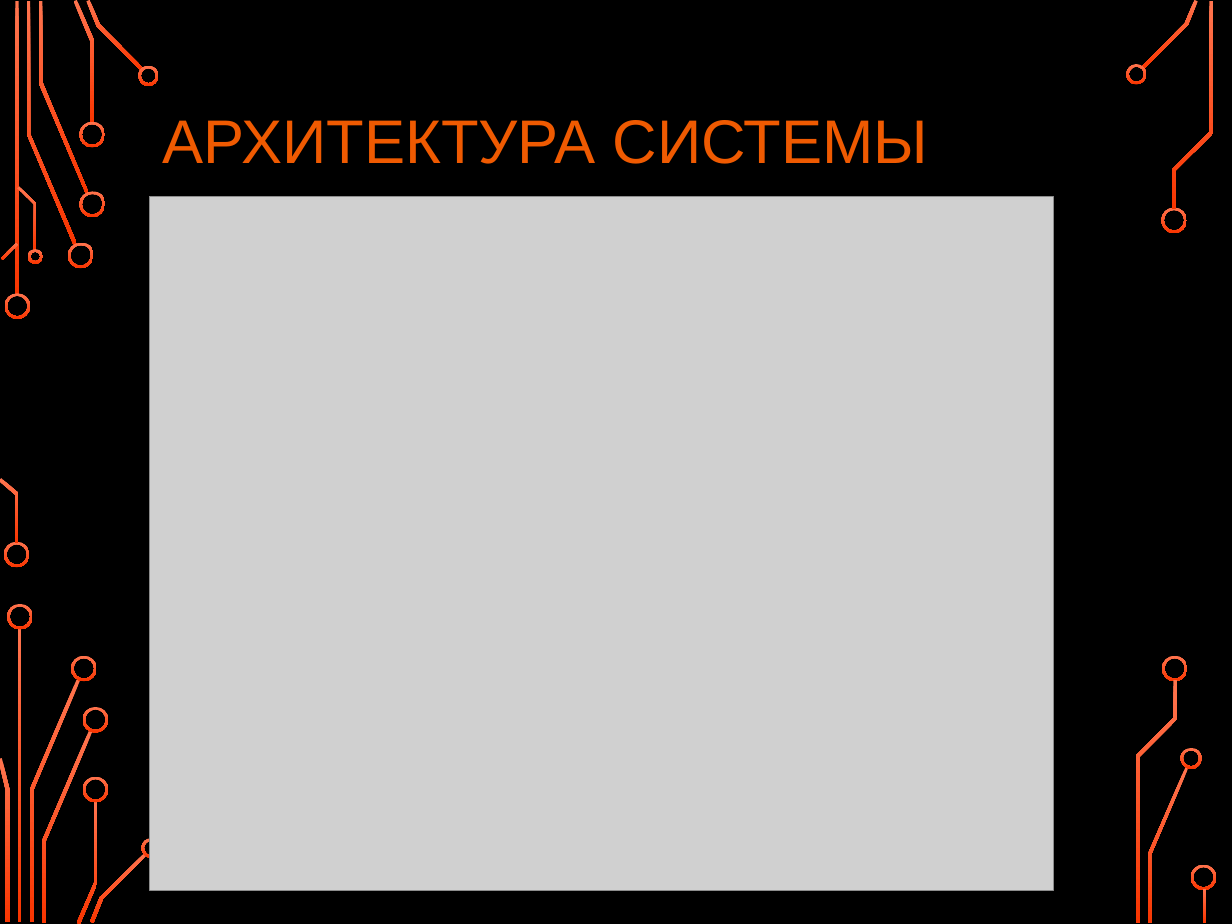
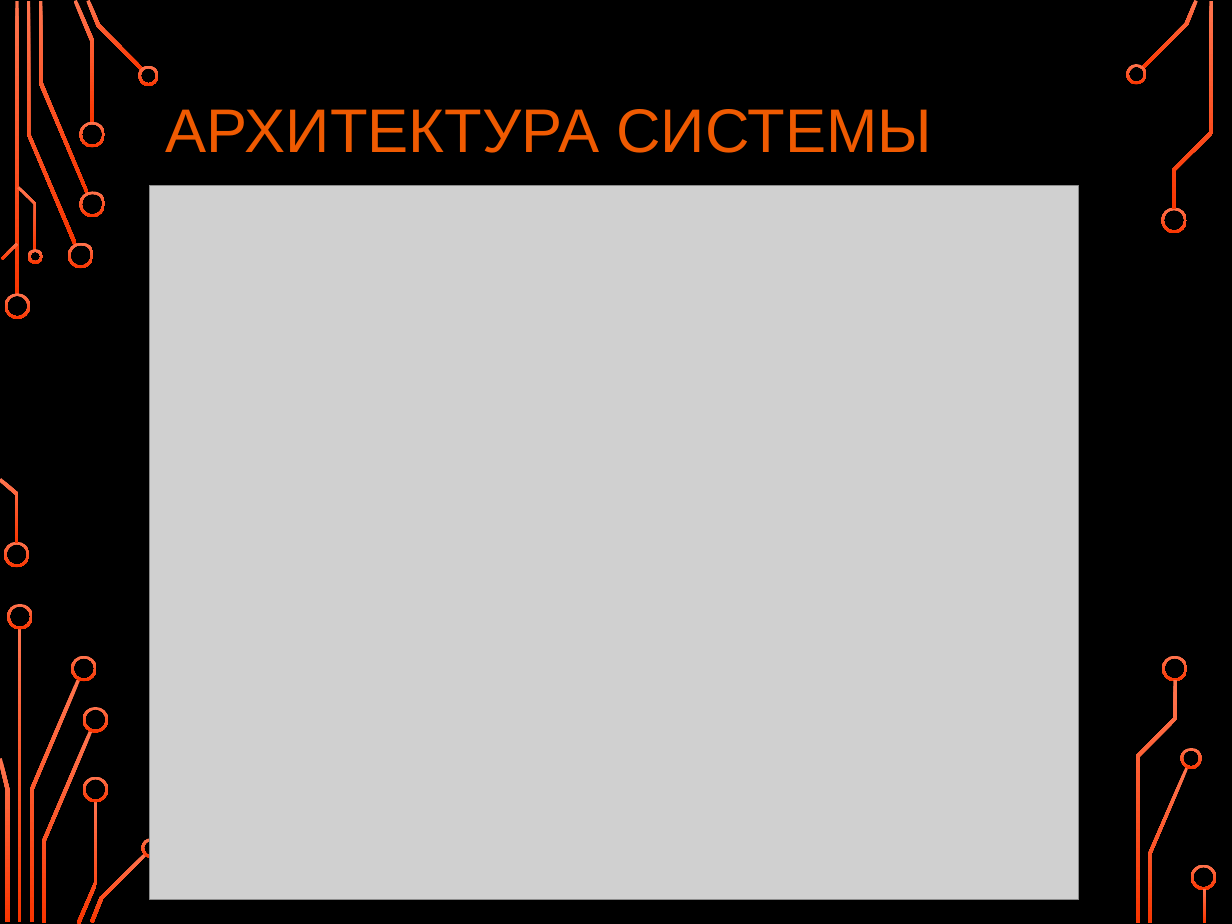
Before and after one commit to FraaaM/Distributed_file_system, a slide deck: slide 5 of DFS_presentation.pptx. Drawn at 1232x924 pixels with LibreOffice and Linux fonts; fonts in the diff are those of the drawing; grey boxes stand for pictures; background and template pictures are left out. Boxes give left, top, right and bottom in pixels: in the first picture for what was removed or moved away, otherwise in the second. Text is boxed around its words. In the diff, an @@ line names an element or a change of style, - is before the commit and + after.

Commit message:
[EAbrakhin] Minor edits - 'assets' Moved to a shared folder - Created 'utils' for all projects - Refactoring - Updated 'DFS_presentation.pptx'

```diff
--- a/DFS_presentation.pptx
+++ b/DFS_presentation.pptx
@@ title "АРХИТЕКТУРА СИСТЕМЫ" moved from (x1=162, y1=120, x2=929, y2=164) to (x1=166, y1=109, x2=932, y2=153) @@
@@ picture resized from (x1=150, y1=196, x2=1055, y2=891) to (x1=150, y1=186, x2=1079, y2=899) @@
```
Also in this commit, not shown: 10 other slides changed, 55 other files.
